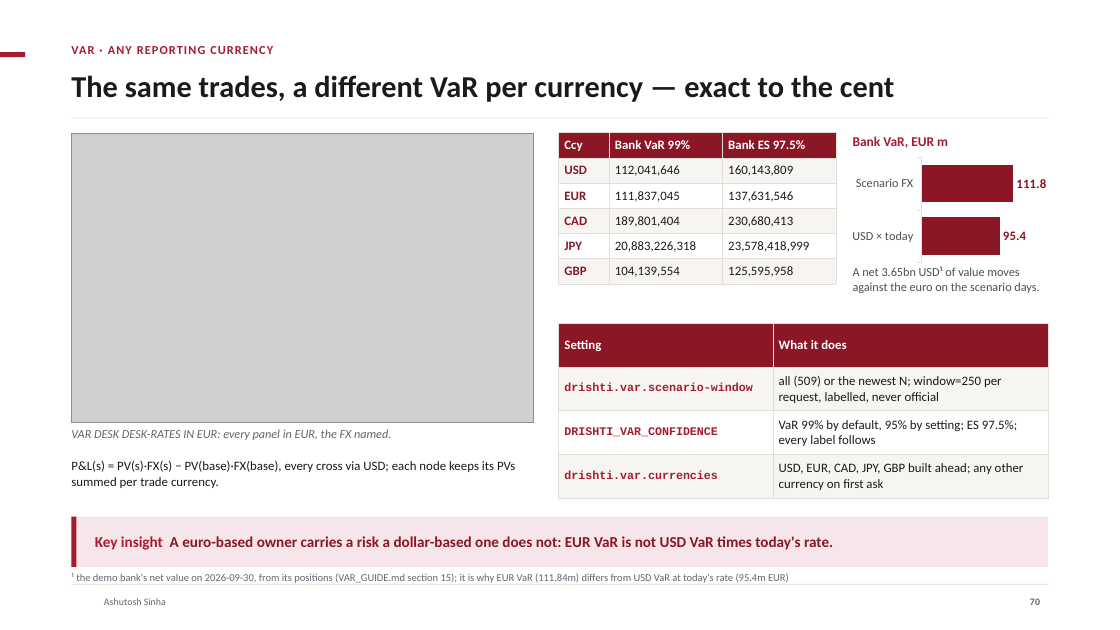
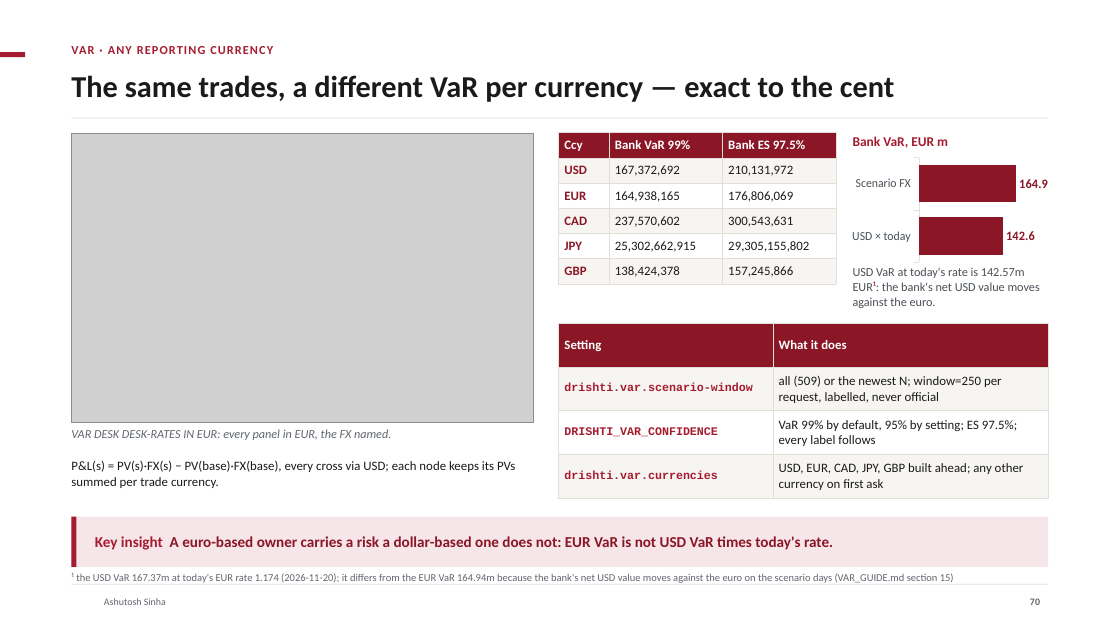
Before and after one commit to ajsinha/drishti, a slide deck: slide 70 of docs/publications/Drishti-Design-and-Evidence.pptx. Drawn at 1120x630 pixels with LibreOffice and Linux fonts; fonts in the diff are those of the drawing; grey boxes stand for pictures; background and template pictures are left out. Boxes give left, top, right and bottom in pixels: in the first picture for what was removed or moved away, otherwise in the second. Text is boxed around its words. In the diff, an @@ line names an element or a change of style, - is before the commit and + after.

Commit message:
docs: refresh the three publication decks (demo-lake figures, Windows zip and wheel-pack path, launchers, rolling upgrade command)

```diff
--- a/docs/publications/Drishti-Design-and-Evidence.pptx
+++ b/docs/publications/Drishti-Design-and-Evidence.pptx
@@ table at [559,133,836,284] @@
-row 2, column 2: 112,041,646
+row 2, column 2: 167,372,692
-row 2, column 3: 160,143,809
+row 2, column 3: 210,131,972
-row 3, column 2: 111,837,045
+row 3, column 2: 164,938,165
-row 3, column 3: 137,631,546
+row 3, column 3: 176,806,069
-row 4, column 2: 189,801,404
+row 4, column 2: 237,570,602
-row 4, column 3: 230,680,413
+row 4, column 3: 300,543,631
-row 5, column 2: 20,883,226,318
+row 5, column 2: 25,302,662,915
-row 5, column 3: 23,578,418,999
+row 5, column 3: 29,305,155,802
-row 6, column 2: 104,139,554
+row 6, column 2: 138,424,378
-row 6, column 3: 125,595,958
+row 6, column 3: 157,245,866
@@ bar chart at [849,155,1049,265] @@
@@ Series 1, Scenario FX: 111.8 to 164.9 @@
@@ Series 1, USD × today: 95.4 to 142.6 @@
@@ value axis changed @@
@@ text at [853,267,1040,308]: text changed @@
-A net 3.65bn USD¹ of value moves against the euro on the scenario days.
+USD VaR at today's rate is 142.57m EUR¹: the bank's net USD value moves against the euro.
@@ text at [71,573,954,583]: text changed @@
-¹ the demo bank's net value on 2026-09-30, from its positions (VAR_GUIDE.md section 15); it is why EUR VaR (111.84m) differs from USD VaR at today's rate (95.4m EUR)
+¹ the USD VaR 167.37m at today's EUR rate 1.174 (2026-11-20); it differs from the EUR VaR 164.94m because the bank's net USD value moves against the euro on the scenario days (VAR_GUIDE.md section 15)
```
Also in this commit, not shown: 20 other slides changed, 1 slide added, 2 other files.
